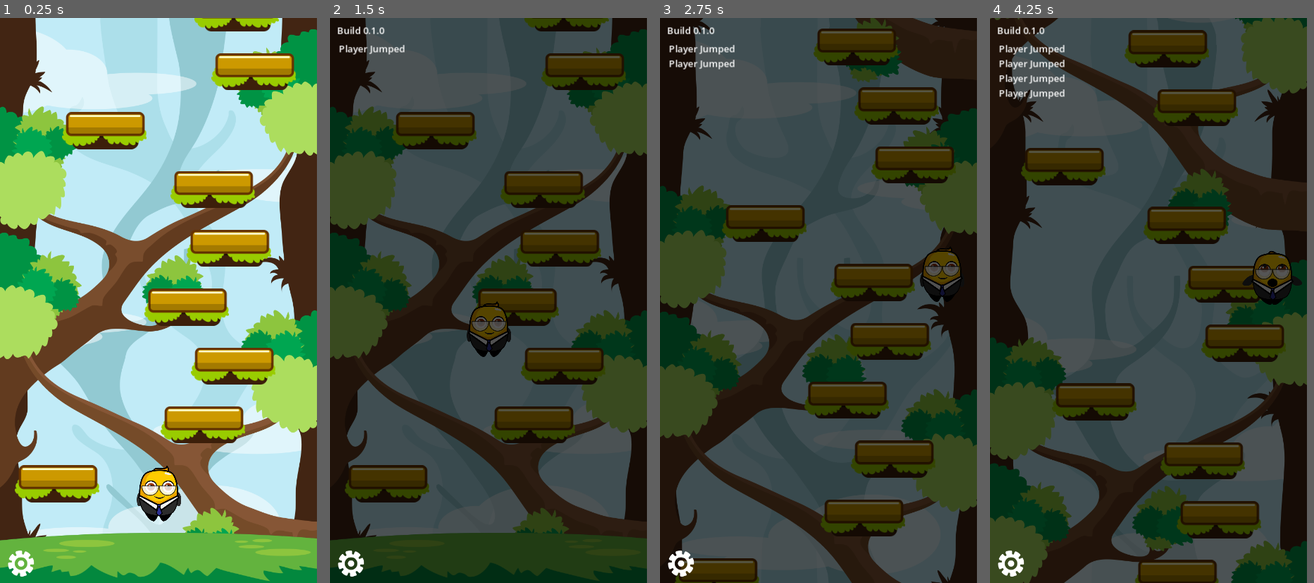
Above: before the commit, frames 1-4 (left to right).
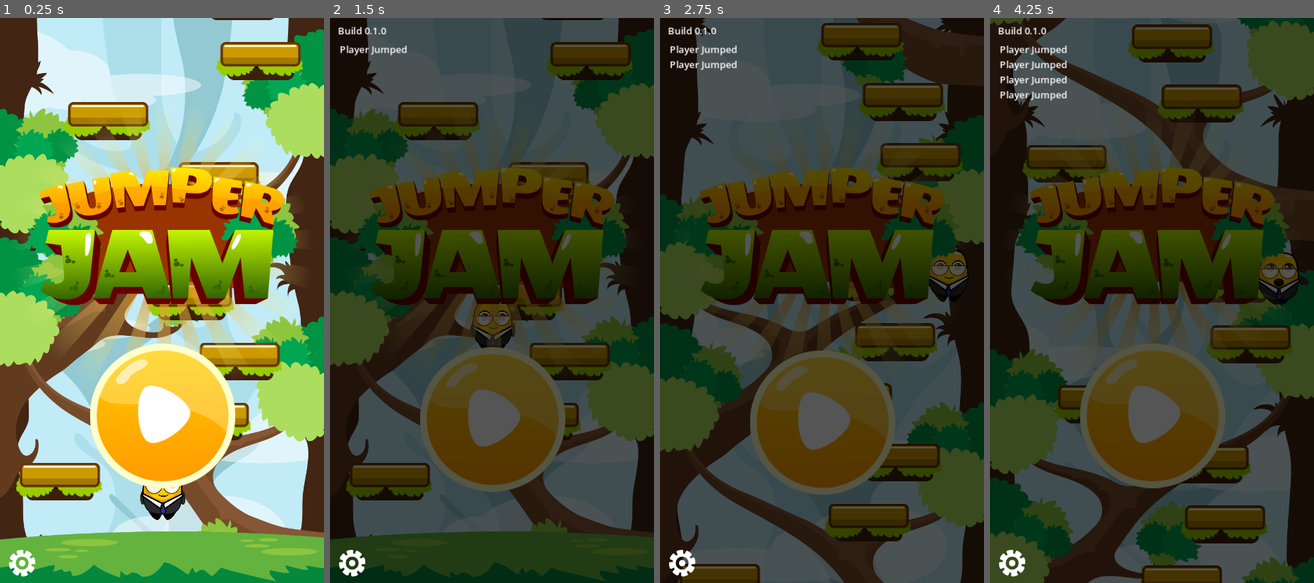
Above: after the commit, the same moments.

Repository: ericvennemeyer/JumperJam
Game: Godot game, scene res://scenes/main.tscn
Same seed, same stepped clock (60 frames per second), same inputs: the game is played once before the commit and once after it.
Inputs (mouse positions are in pixels of both pictures, inside the frame that each line leads up to):
- Up to frame 1 (0.25 s): no input
- Up to frame 2 (1.5 s): click (349, 560) at 0.5 s; click (488, 424) at 1.27 s
- Up to frame 3 (2.75 s): hold D (move_right) from 2.03 s (still down)
- Up to frame 4 (4.25 s): release D (move_right) at 2.78 s; hold A (move_left) 2.78-3.53 s; hold D (move_right) from 3.53 s (still down)
In our replay, the window is 450x800 before the commit and 460x800 after it. These sizes can differ from the game's own. Grey fills any space a smaller window leaves; there, only what the larger window draws over its background counts as a difference.

The runs differ from the first frame. In frame 1, 48% of the frame differs, in the area x 0-100%, y 0-100%; in frame 2, 36%; in frame 3, 42%; in frame 4, 44%.

Commit message:
Create title and play button screens

Diff:
--- a/project.godot
+++ b/project.godot
@@ -22,7 +22,7 @@
 [display]
 
 window/size/viewport_width=540
-window/size/viewport_height=960
+window/size/viewport_height=940
 window/stretch/mode="canvas_items"
 window/stretch/aspect="keep_width"
 window/handheld/orientation=1
--- /dev/null
+++ b/scenes/screen_button.tscn
@@ -0,0 +1,10 @@
+[gd_scene load_steps=2 format=3 uid="uid://dqrg3t6d56vlw"]
+
+[ext_resource type="Script" path="res://scripts/screen_button.gd" id="1_yehai"]
+
+[node name="ScreenButton" type="TextureButton" groups=["buttons"]]
+offset_right = 40.0
+offset_bottom = 40.0
+script = ExtResource("1_yehai")
+
+[connection signal="pressed" from="." to="." method="_on_pressed"]
--- a/scenes/screens.tscn
+++ b/scenes/screens.tscn
@@ -1,10 +1,13 @@
-[gd_scene load_steps=3 format=3 uid="uid://d1h65cg4pwiem"]
+[gd_scene load_steps=4 format=3 uid="uid://d1h65cg4pwiem"]
 
 [ext_resource type="Script" path="res://scripts/Screens.gd" id="1_gjihx"]
+[ext_resource type="PackedScene" uid="uid://dn1jgd2ktuhnv" path="res://scenes/title_screen.tscn" id="2_aclr5"]
 [ext_resource type="Texture2D" uid="uid://s42l4hdmjq43" path="res://assets/textures/ui/gear.png" id="2_ongx7"]
 
 [node name="Screens" type="CanvasLayer"]
 script = ExtResource("1_gjihx")
+
+[node name="TitleScreen" parent="." instance=ExtResource("2_aclr5")]
 
 [node name="Debug" type="Control" parent="."]
 z_index = 1000
--- /dev/null
+++ b/scenes/title_screen.tscn
@@ -0,0 +1,102 @@
+[gd_scene load_steps=7 format=3 uid="uid://dn1jgd2ktuhnv"]
+
+[ext_resource type="Texture2D" uid="uid://d0f742hq23eia" path="res://assets/textures/ui/BigLogo.png" id="1_woxr3"]
+[ext_resource type="PackedScene" uid="uid://dqrg3t6d56vlw" path="res://scenes/screen_button.tscn" id="2_83qe8"]
+[ext_resource type="Texture2D" uid="uid://dygan85vugfkb" path="res://assets/textures/ui/PlayBtn.png" id="3_mxjvr"]
+
+[sub_resource type="Animation" id="Animation_xt22x"]
+resource_name = "animate_play_button"
+length = 2.0
+loop_mode = 1
+tracks/0/type = "value"
+tracks/0/imported = false
+tracks/0/enabled = true
+tracks/0/path = NodePath("Control/ScreenButton:position")
+tracks/0/interp = 2
+tracks/0/loop_wrap = true
+tracks/0/keys = {
+"times": PackedFloat32Array(0, 1),
+"transitions": PackedFloat32Array(1, 1),
+"update": 0,
+"values": [Vector2(-101.5, 90), Vector2(-101.5, 105)]
+}
+
+[sub_resource type="Animation" id="Animation_5hfu7"]
+length = 0.001
+tracks/0/type = "value"
+tracks/0/imported = false
+tracks/0/enabled = true
+tracks/0/path = NodePath("Control/ScreenButton:position")
+tracks/0/interp = 1
+tracks/0/loop_wrap = true
+tracks/0/keys = {
+"times": PackedFloat32Array(0),
+"transitions": PackedFloat32Array(1),
+"update": 0,
+"values": [Vector2(-101.5, 90)]
+}
+
+[sub_resource type="AnimationLibrary" id="AnimationLibrary_sjyfa"]
+_data = {
+"RESET": SubResource("Animation_5hfu7"),
+"animate_play_button": SubResource("Animation_xt22x")
+}
+
+[node name="TitleScreen" type="Control"]
+layout_mode = 3
+anchors_preset = 15
+anchor_right = 1.0
+anchor_bottom = 1.0
+grow_horizontal = 2
+grow_vertical = 2
+
+[node name="Control" type="Control" parent="."]
+layout_mode = 1
+anchors_preset = 8
+anchor_left = 0.5
+anchor_top = 0.5
+anchor_right = 0.5
+anchor_bottom = 0.5
+offset_left = -20.0
+offset_top = -20.0
+offset_right = 20.0
+offset_bottom = 20.0
+grow_horizontal = 2
+grow_vertical = 2
+
+[node name="Logo" type="TextureRect" parent="Control"]
+layout_mode = 1
+anchors_preset = 8
+anchor_left = 0.5
+anchor_top = 0.5
+anchor_right = 0.5
+anchor_bottom = 0.5
+offset_left = -252.0
+offset_top = -333.0
+offset_right = 252.0
+offset_bottom = 171.0
+grow_horizontal = 2
+grow_vertical = 2
+texture = ExtResource("1_woxr3")
+expand_mode = 1
+
+[node name="ScreenButton" parent="Control" instance=ExtResource("2_83qe8")]
+layout_mode = 1
+anchors_preset = 8
+anchor_left = 0.5
+anchor_top = 0.5
+anchor_right = 0.5
+anchor_bottom = 0.5
+offset_left = -121.5
+offset_top = 70.0
+offset_right = 121.5
+offset_bottom = 310.0
+grow_horizontal = 2
+grow_vertical = 2
+texture_normal = ExtResource("3_mxjvr")
+
+[node name="AnimationPlayer" type="AnimationPlayer" parent="."]
+autoplay = "animate_play_button"
+libraries = {
+"": SubResource("AnimationLibrary_sjyfa")
+}
--- /dev/null
+++ b/scripts/screen_button.gd
@@ -0,0 +1,6 @@
+extends TextureButton
+
+signal clicked(button)
+
+func _on_pressed():
+	clicked.emit(self)
